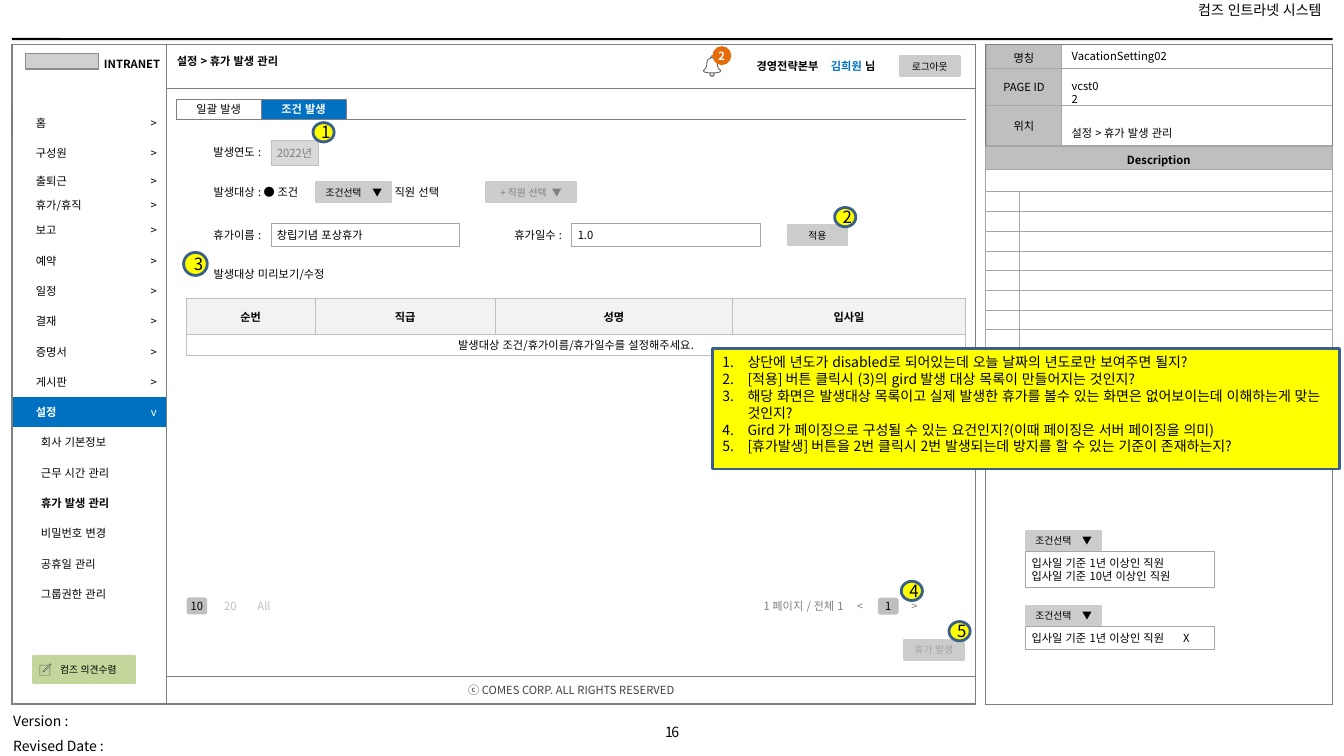
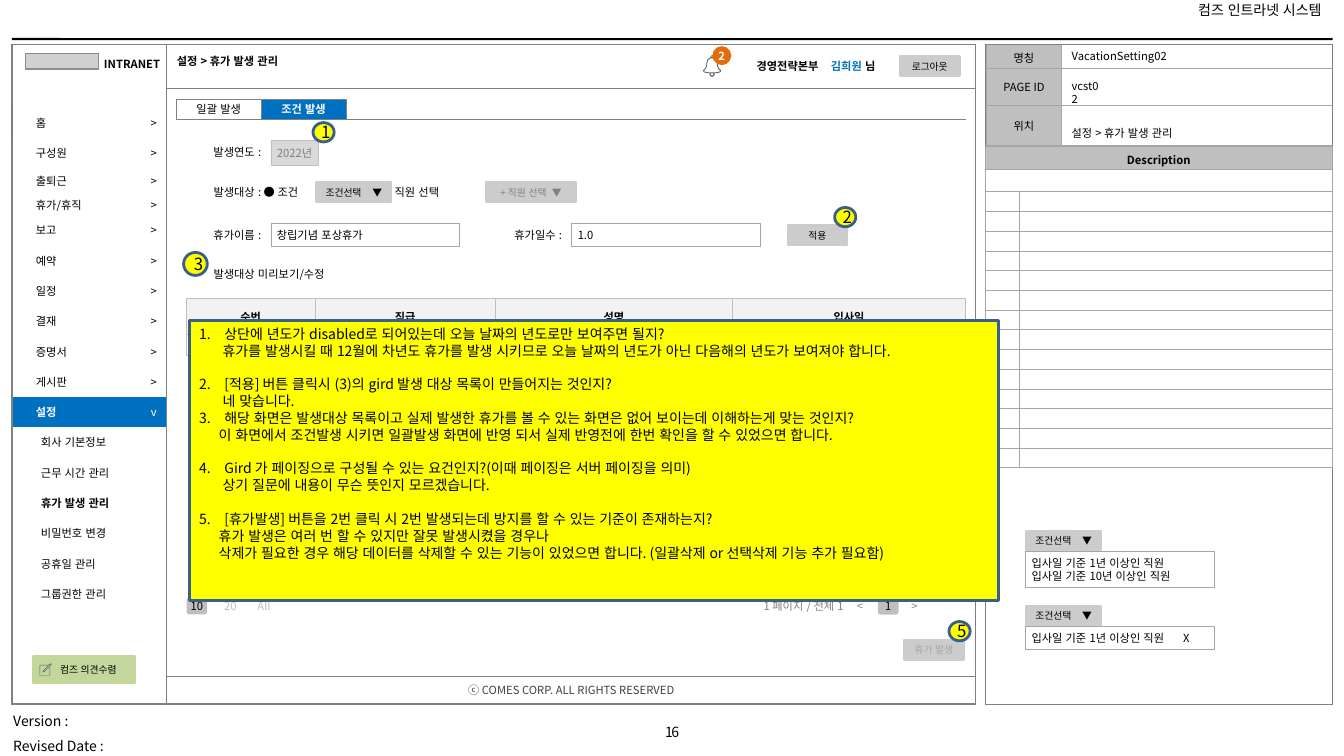
Before and after one commit to yamdeng/coms_groupware, a slide deck: slide 16 of docs/컴즈_인트라넷 시스템_화면 설계서_V0.80_안용성질의사항_1004.pptx. Drawn at 1344x756 pixels with LibreOffice and Linux fonts; fonts in the diff are those of the drawing; grey boxes stand for pictures; background and template pictures are left out. Boxes give left, top, right and bottom in pixels: in the first picture for what was removed or moved away, otherwise in the second. Text is boxed around its words. In the diff, an @@ line names an element or a change of style, - is before the commit and + after.

```diff
--- a/docs/컴즈_인트라넷 시스템_화면 설계서_V0.80_안용성질의사항_1004.pptx
+++ b/docs/컴즈_인트라넷 시스템_화면 설계서_V0.80_안용성질의사항_1004.pptx
@@ rectangle "상단에 년도가 disabled로 되어있는데 오늘 ...": place and size @@
-rectangle "상단에 년도가 disabled로 되어있는데 오늘 ..." at (713,349,1340,469)
+rectangle "상단에 년도가 disabled로 되어있는데 오늘 ..." at (190,321,998,601)
@@ text in rectangle at (223,344,890,357): paragraph added @@
+휴가를 발생시킬 때 12월에 차년도 휴가를 발생 시키므로 오늘 날짜의 년도가 아닌 다음해의 년도가 보여져야 합니다.
@@ text in rectangle at (219,394,854,441): text changed @@
-3. 해당 화면은 발생대상 목록이고 실제 발생한 휴가를 볼수 있는 화면은 없어보이는데 이해하는게 맞는 것인지?
+네 맞습니다.
+1. 해당 화면은 발생대상 목록이고 실제 발생한 휴가를 볼 수 있는 화면은 없어 보이는데 이해하는게 맞는 것인지?
+이 화면에서 조건발생 시키면 일괄발생 화면에 반영 되서 실제 반영전에 한번 확인을 할 수 있었으면 합니다.
@@ text in rectangle at (219,478,884,561): text changed @@
-5. [휴가발생] 버튼을 2번 클릭시 2번 발생되는데 방지를 할 수 있는 기준이 존재하는지?
+상기 질문에 내용이 무슨 뜻인지 모르겠습니다.
+1. [휴가발생] 버튼을 2번 클릭 시 2번 발생되는데 방지를 할 수 있는 기준이 존재하는지?
+휴가 발생은 여러 번 할 수 있지만 잘못 발생시켰을 경우나
+삭제가 필요한 경우 해당 데이터를 삭제할 수 있는 기능이 있었으면 합니다. (일괄삭제 or 선택삭제 기능 추가 필요함)
@@ rounded rectangle "20": place and size @@
-rounded rectangle "20" at (224,602,236,610)
+rounded rectangle "20" at (220,598,241,615)
@@ rounded rectangle "All": place and size @@
-rounded rectangle "All" at (257,601,270,610)
+rounded rectangle "All" at (254,598,275,615)
```
Also in this commit, not shown: 17 other slides changed, 20 other files.
